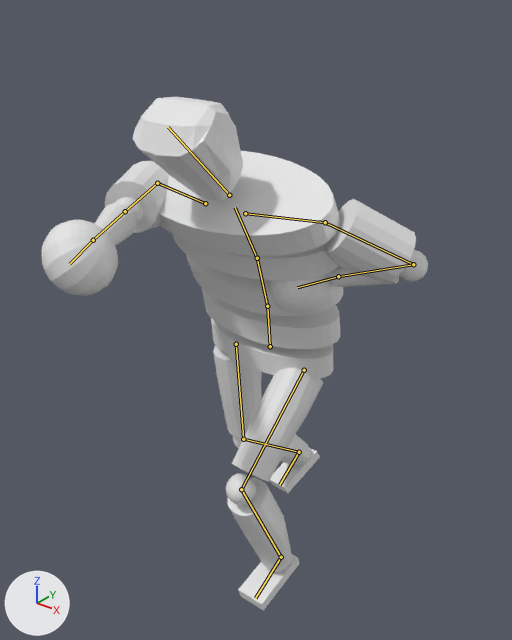
Two versions of the Blender file Assets/Game/Models/brawler.blend, one commit apart.
One viewpoint serves both versions: a 50 mm camera at (1.64, -2.27, 2.47) aimed at (0.05, -0.28, 1.24). Arrows for +X, +Y and +Z are at lower left; the lights stay in place. Both versions are drawn at frame 17 of the action 'Punch'; the numbers are the values there. The bones that bend it are drawn over the model as lines.

In view in the first picture: 'Brawler'.
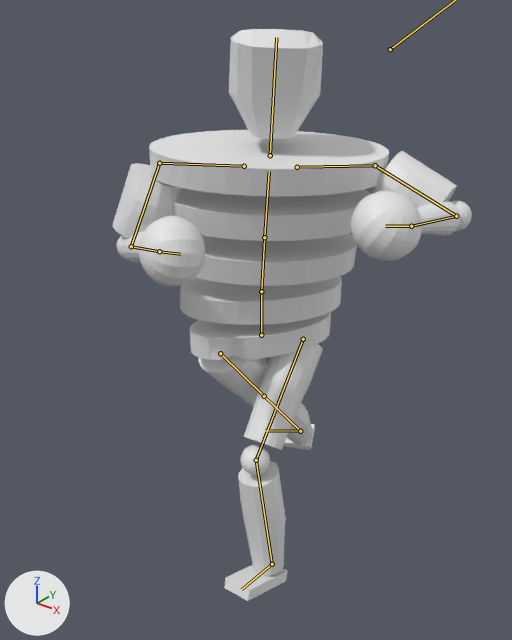
Where the change shows, as pixel boxes (x1, y1, x2, y2) in the pictures (512 x 640 px):
'Brawler', posed (7% narrower, 11% taller)
    before: (42, 97, 428, 611)
    after: (113, 29, 472, 601)
bone 'Hip', root to tip
    before: (270, 346) to (267, 306)
    after: (261, 335) to (261, 291)
bone 'Spine', root to tip
    before: (267, 306) to (257, 258)
    after: (261, 291) to (264, 237)
bone 'Chest', root to tip
    before: (257, 258) to (235, 207)
    after: (264, 237) to (269, 171)
bone 'Head', root to tip
    before: (229, 195) to (168, 127)
    after: (270, 155) to (276, 37)
bone 'Foot.R', root to tip
    before: (299, 452) to (279, 485)
    after: (300, 431) to (265, 430)
bone 'Foot.L', root to tip
    before: (281, 557) to (255, 598)
    after: (272, 564) to (241, 589)

What the commit changed:
Bone 'Hip' (bone_hip) moves from (0.0, -0.231, 0.165) to (0.0, -0.152, 0.224).
Bone 'Hip' (bone_hip) turns from (6, 0, 0) to (0, 59, 0) degrees about its own x, y and z.
Bone 'Spine' (bone_spine) turns from (11, 0, 0) to (8, -15, -2) degrees about its own x, y and z.
Bone 'Chest' (bone_chest) turns from (13, 0, 0) to (0, 0, 0) degrees about its own x, y and z.
Bone 'Head' (bone_head) turns from (17, 0, 0) to (0, 0, 0) degrees about its own x, y and z.
Bone 'Foot.R' (bone_foot_r) turns from (-25, 14, -7) to (-7, 11, -1) degrees about its own x, y and z.
Bone 'Foot.L' (bone_foot_l) turns from (-6, 0, 0) to (-20, 3, 5) degrees about its own x, y and z.
Bone 'Leg.target.IK.R' (bone_leg_target_ik_r) moves from (0.005, -0.432, 0.001) to (0.006, -0.569, -0.02).
Bone 'Knee.Pole.IK.R' (bone_knee_pole_ik_r) moves from (-0.099, 0.377, 0.475) to (-0.049, 0.979, -0.043).
Bone 'Leg.target.IK.L' (bone_leg_target_ik_l) moves from (0.01, 0.258, -0.001) to (0.005, 0.322, 0.002).
Bone 'Knee.Pole.IK.L' (bone_knee_pole_ik_l) moves from (0.032, 0.145, -0.01) to (-0.063, 0.963, -0.175).
Bone 'Hand.Target.IK.R' (bone_hand_target_ik_r) moves from (-1.559, 0.436, -0.36) to (-1.124, 0.023, -0.433).
Bone 'Elbow.Pole.IK.R' (bone_elbow_pole_ik_r) moves from (0.0, 0.0, 0.0) to (-0.565, -0.309, 0.63).
Bone 'Hand.Target.IK.L' (bone_hand_target_ik_l) moves from (0.396, -0.688, -0.547) to (0.257, -0.499, -0.313).
Bone 'Elbow.Pole.IK.L' (bone_elbow_pole_ik_l) moves from (-0.463, 0.335, 0.076) to (0.614, 0.296, 0.177).
